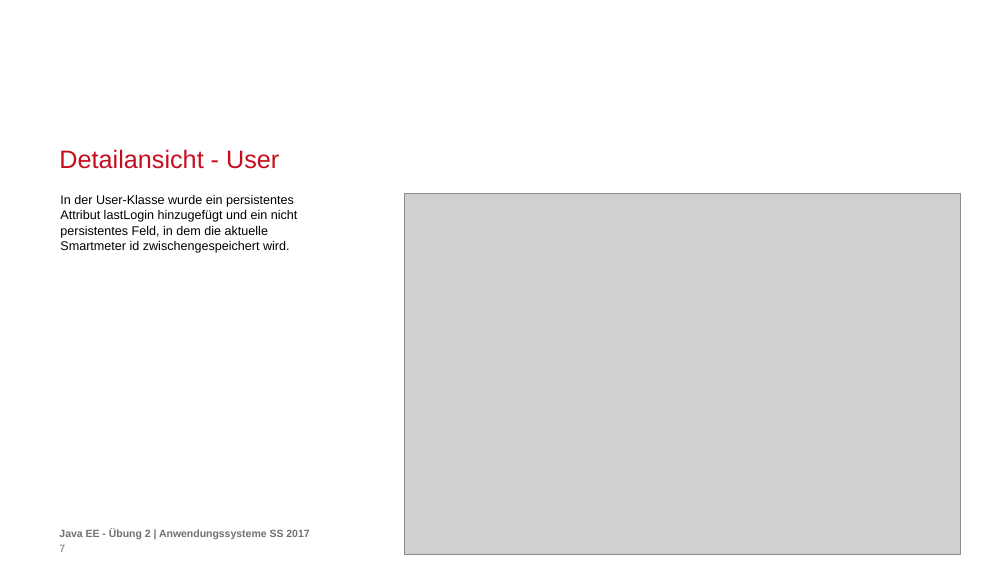
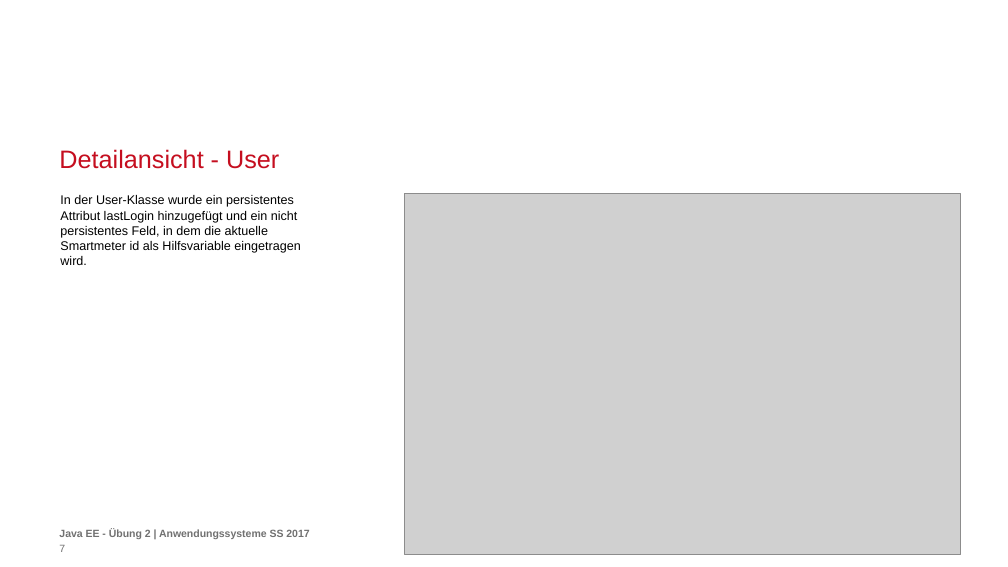
Before and after one commit to carolin262/anwendungssysA2, a slide deck: slide 7 of PräsentationJavaEE.pptx. Drawn at 1008x567 pixels with LibreOffice and Linux fonts; fonts in the diff are those of the drawing; grey boxes stand for pictures; background and template pictures are left out. Boxes give left, top, right and bottom in pixels: in the first picture for what was removed or moved away, otherwise in the second. Text is boxed around its words. In the diff, an @@ line names an element or a change of style, - is before the commit and + after.

```diff
--- a/PräsentationJavaEE.pptx
+++ b/PräsentationJavaEE.pptx
@@ text at box(60, 195, 300, 265): text changed @@
-In der User-Klasse wurde ein persistentes Attribut lastLogin hinzugefügt und ein nicht persistentes Feld, in dem die aktuelle Smartmeter id zwischengespeichert wird.
+In der User-Klasse wurde ein persistentes Attribut lastLogin hinzugefügt und ein nicht persistentes Feld, in dem die aktuelle Smartmeter id als Hilfsvariable eingetragen wird.
```
Also in this commit, not shown: 10 other slides changed, 5 slides added.
